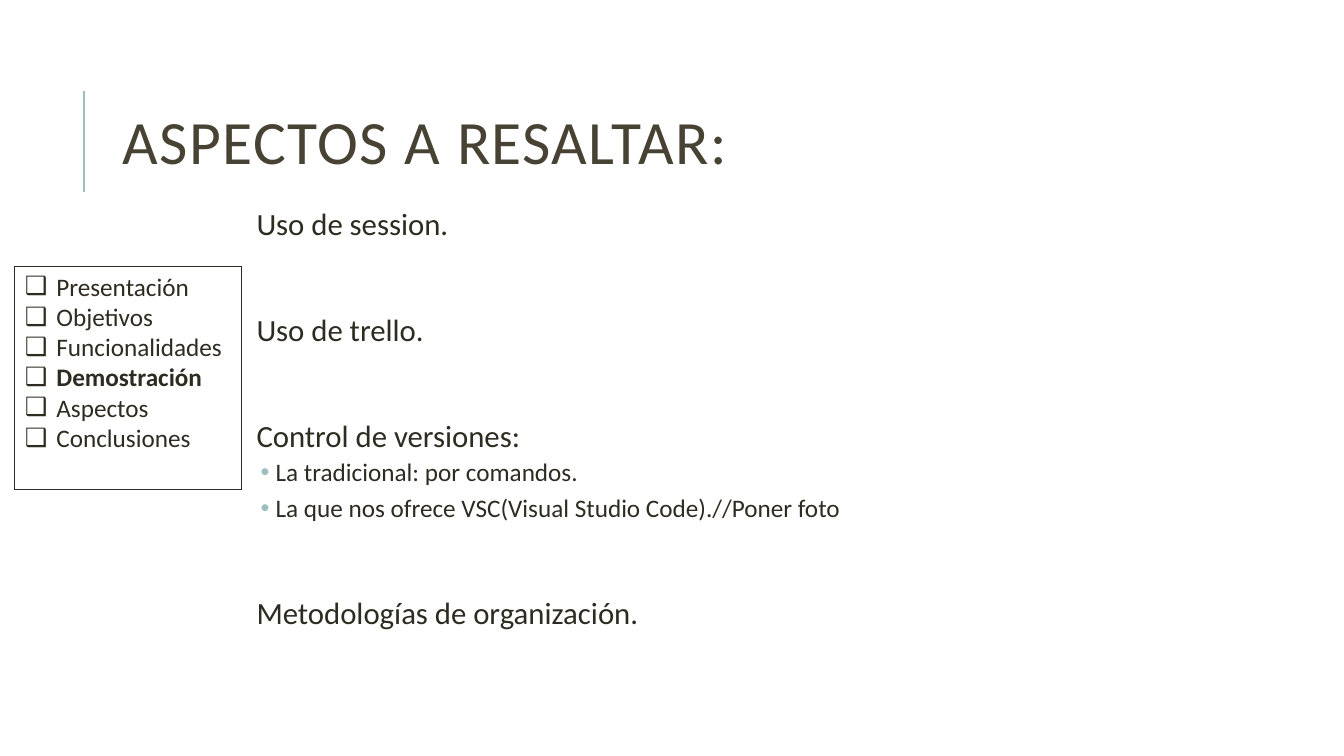
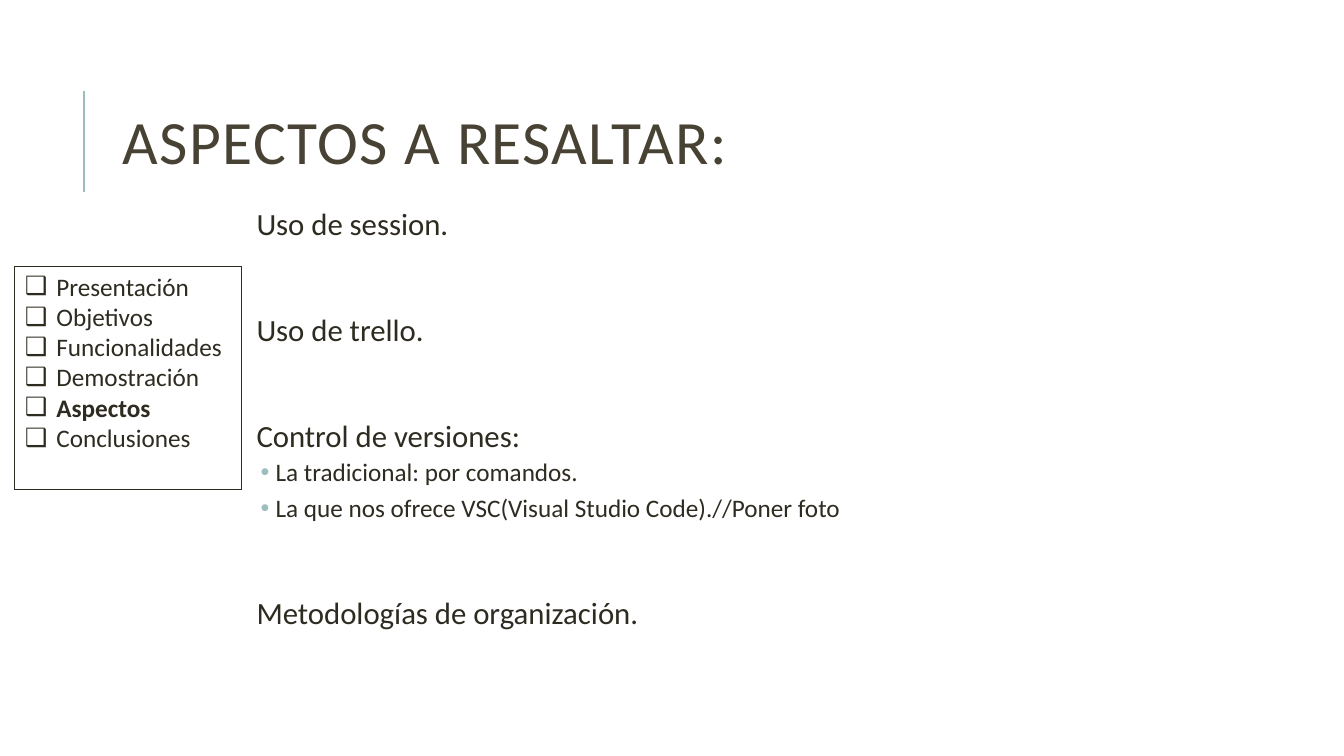
Before and after one commit to danielallhoff/M17-G4-AirDSS, a slide deck: slide 17 of AIRDSS.pptx. Drawn at 1344x756 pixels with LibreOffice and Linux fonts; fonts in the diff are those of the drawing. Boxes give left, top, right and bottom in pixels: in the first picture for what was removed or moved away, otherwise in the second. Text is boxed around its words. In the diff, an @@ line names an element or a change of style, - is before the commit and + after.

```diff
--- a/AIRDSS.pptx
+++ b/AIRDSS.pptx
@@ text in rectangle at [56, 368, 199, 421]: bold off in "Demostración"; bold on in "Aspectos" @@
```
Also in this commit, not shown: 1 other slide changed.
